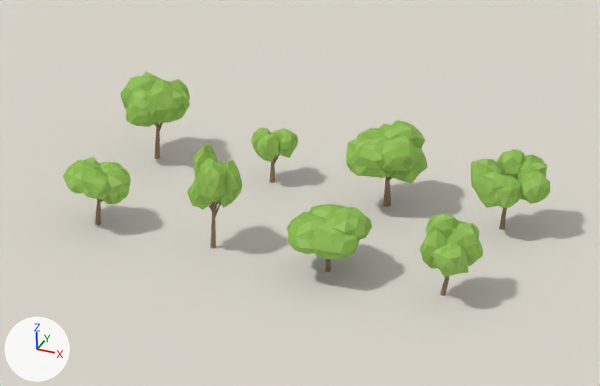
What one commit did to the Blender file Blender/TreeVariants.blend.
The view is the same before and after, from the file's camera 'Camera'. Lighting does not change. The marker at lower left points along +X, +Y and +Z. The older version comes first.

The first picture shows 'Crown', 'Crown.001', 'Crown.002', 'Crown.003', 'Crown.004', 'Crown.005', 'Crown.006', 'Crown.007', 'Plane' and 8 more.
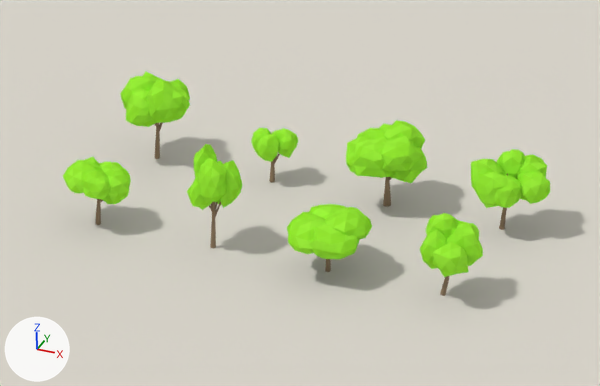
Boxes [x1, y1, x2, y2] around the edits, measured in the pictures (600 x 386 px):
'Crown.006', recoloured: [346, 120, 427, 183] in both
'Crown.007', recoloured: [471, 149, 550, 208] in both
'Crown.002', recoloured: [287, 204, 372, 259] in both
'Crown.003', recoloured: [420, 213, 483, 277] in both
'Crown.004', recoloured: [120, 71, 190, 127] in both
'Crown.001', recoloured: [187, 144, 242, 210] in both
'Crown', recoloured: [63, 157, 131, 204] in both
'Crown.005', recoloured: [251, 128, 298, 162] in both

What changed in the scene script:
```text
Change mat_leaves0:
    mat_leaves0.base_color: (0.28, 0.5, 0.1) -> (0.3, 0.82, 0.035)  # green #90bc59 -> green #95ea35
Change mat_leaves1:
    mat_leaves1.base_color: (0.31, 0.54, 0.12) -> (0.32, 0.86, 0.04)  # green #97c261 -> green #99ef38
Change mat_leaves2:
    mat_leaves2.base_color: (0.26, 0.48, 0.09) -> (0.29, 0.8, 0.03)  # green #8bb855 -> green #93e730
Change mat_leaves3:
    mat_leaves3.base_color: (0.34, 0.56, 0.14) -> (0.34, 0.88, 0.045)  # green #9ec569 -> green #9ef13c
```
